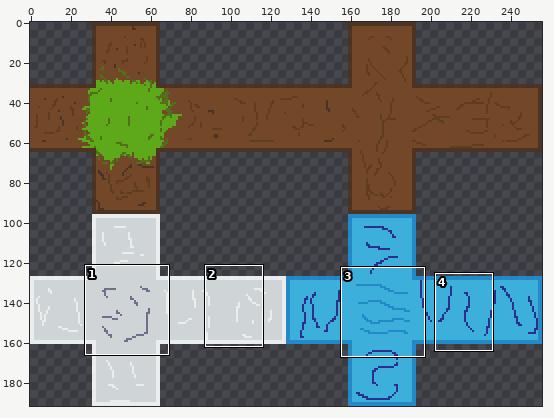
Sprite sheet -- MinecraftAtlas.png. Above: a wide view before the commit, with the close-up outlined.
Close-up. Before:
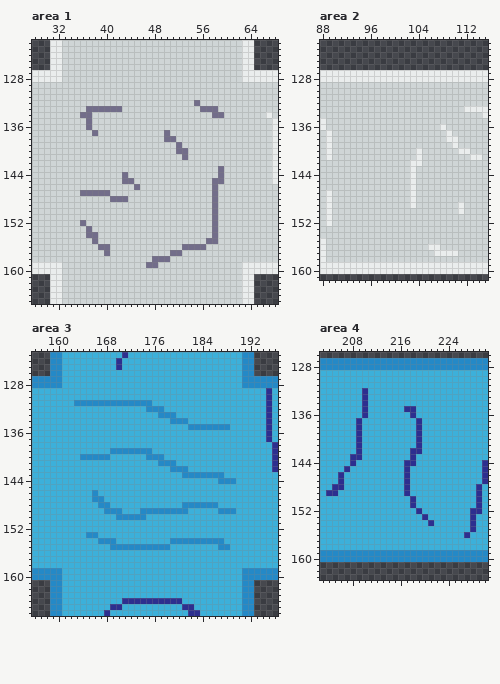
The file is 256x192 pixels. Shown: area 1: x 28..68, y 122..165; area 2: x 88..115, y 122..161; area 3: x 156..196, y 123..166; area 4: x 203..230, y 126..163. The commit also changed other parts of the picture, which this record leaves out.
The same view after the edit:
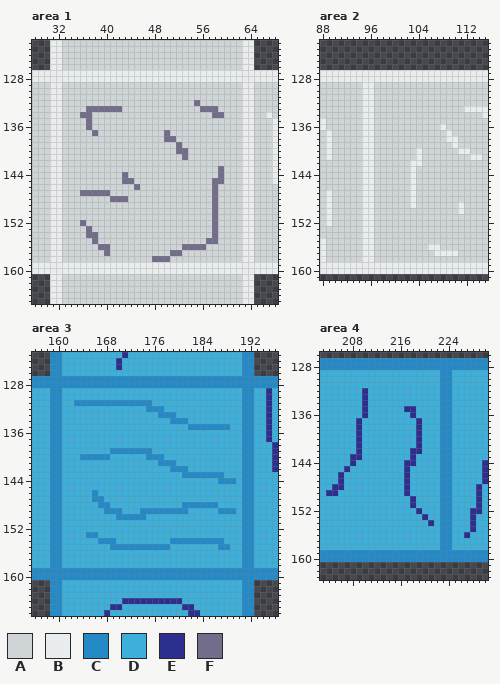
Palette (. is transparent): A #cfd5d6  B #eaeded  C #2489c7  D #3cb0da  E #2d2f8f  F #726d8a
Change:
Area 1:
The edit turns colour A into colour B in rows 127 to 128 at x 33 to 62; in rows 129 to 158 at x 31 to 32 and 63 to 64; in row 159 at x 33 to 46 and 49 to 62; in row 160 at x 33 to 62.
The edit turns colour F into colour B in row 159 at x 47 to 48.
Area 2:
The edit turns colour A into colour B in rows 129 to 158 at x 95 to 96.
Area 3:
The edit turns colour D into colour C in rows 127 to 128 at x 161 to 190; in rows 129 to 158 at x 159 to 160 and 191 to 192; in rows 159 to 160 at x 161 to 190.
Area 4:
The edit turns colour D into colour C in rows 129 to 158 at x 223 to 224.
Pixel boxes of the changes (left, top, right, bottom) in both close-ups:
changed: (50, 70, 254, 274)
changed: (362, 82, 374, 262)
changed: (50, 376, 254, 580)
changed: (440, 370, 452, 550)
